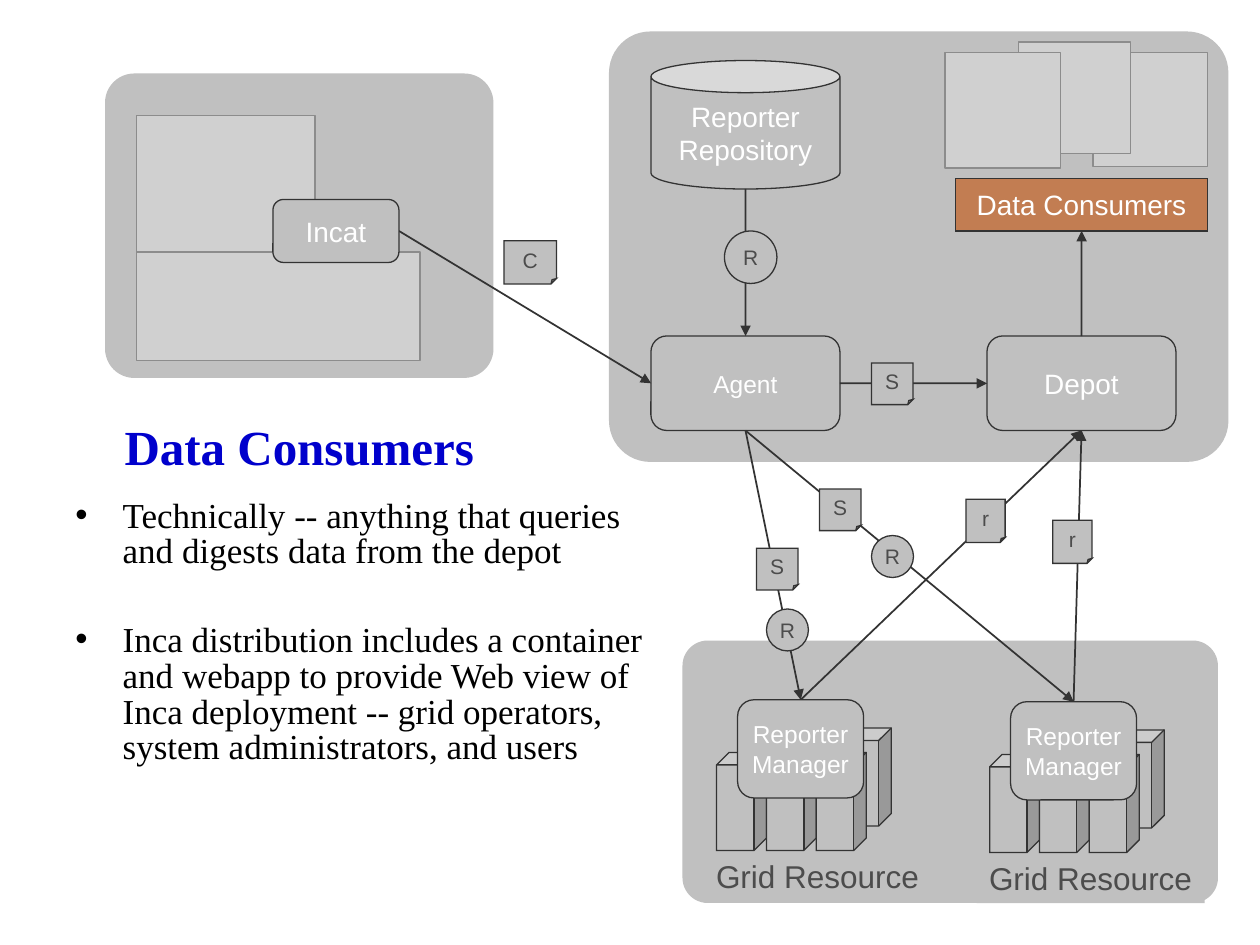
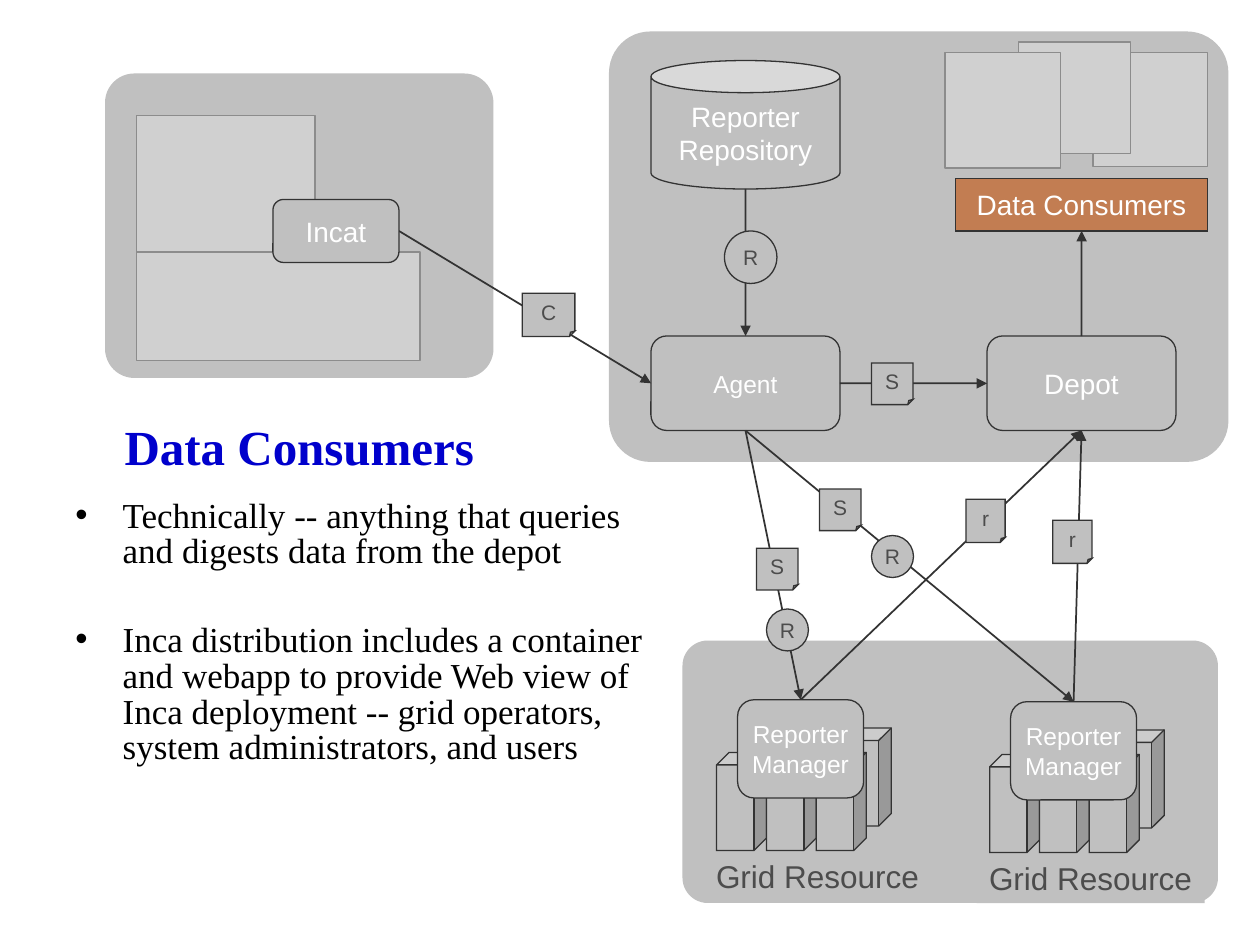
Before and after one commit to IncaProject/inca-xsede, a slide deck: slide 2 of talks/2008workshop/consumer.ppt. Drawn at 1260x945 pixels with LibreOffice and Linux fonts; fonts in the diff are those of the drawing; grey boxes stand for pictures. Boxes give left, top, right and bottom in pixels: in the first picture for what was removed or moved away, otherwise in the second. Text is boxed around its words. In the diff, an @@ line names an element or a change of style, - is before the commit and + after.

```diff
--- a/talks/2008workshop/consumer.ppt
+++ b/talks/2008workshop/consumer.ppt
@@ folded corner "C": place and size @@
-folded corner "C" at (504,241,557,284)
+folded corner "C" at (523,294,576,336)
```
Also in this commit, not shown: 7 other slides changed, 9 slides added.
